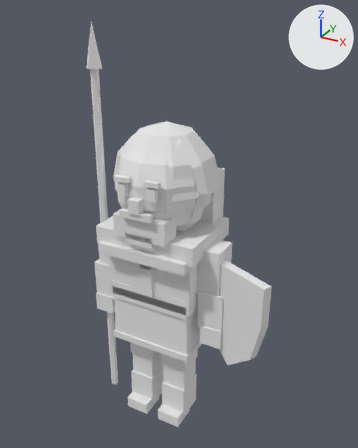
The glTF model sample_project/assets/3d/units/britons/spearman_a1.glb as it was, and as the next commit left it.
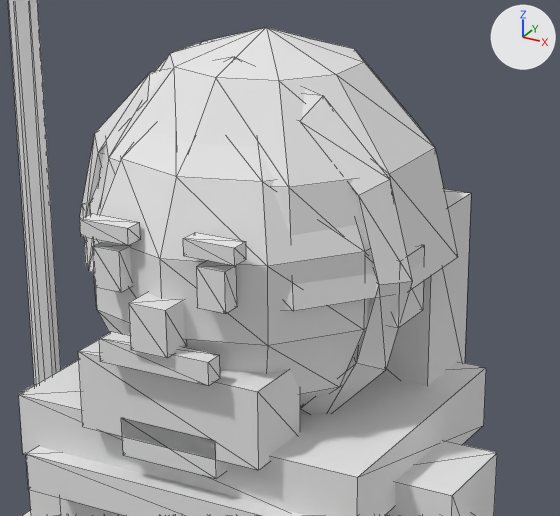
There are two pictures of each version: one whole from a 50 mm camera at (1.27, -2.11, 2.31) aimed at (0.08, 0.05, 1.23), one close up on the part from 25% to 70% of the width and 25% to 58% of the height. The axes (+X, +Y, +Z) are drawn at upper right. The lights are the same throughout. The last two pictures show the newer version. The close-ups show mesh edges as thin lines. Vertices at exactly the same position are counted once.

Before the edit, the objects in view are built like this:
```python
me_body = bpy.data.meshes.new('Body')
me_body.from_pydata(...)  # 468 vertices, 768 faces; spans x -0.41..0.68, y -0.27..0.34, z 0.0..2.25
me_body.materials.append(mat_pe_unitpalette)  # white #e7e7e7
ob_body = bpy.data.objects.new('Body', me_body)
ob_body.location = (0.0, 0.0, 0.0)
```
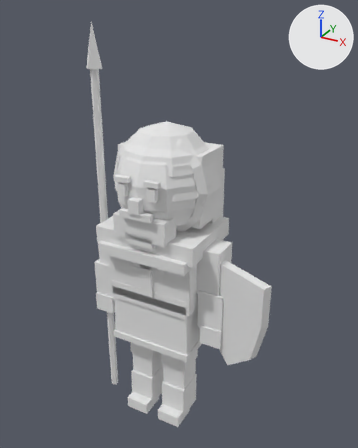
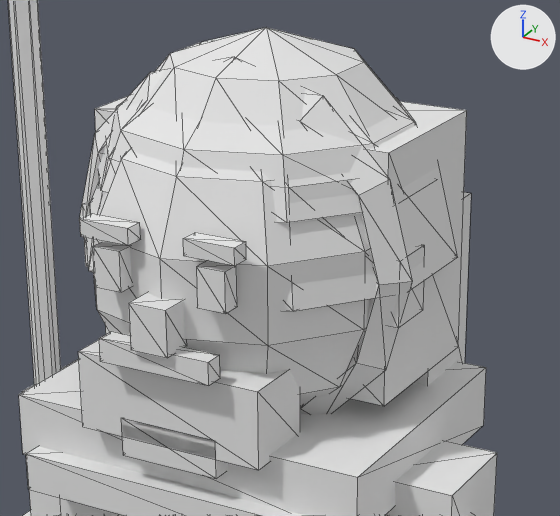
The newer file is also rescaled (x1.02) as a whole; pictures and numbers use the older file's frame.

What the commit changed:
me_body is used by ob_body; location (0.0, 0.0, 0.0).
me_body had 468 vertices, 768 faces and spanned x -0.41..0.68, y -0.27..0.34, z 0.0..2.25.
me_body now has 507 vertices, 838 faces and spans x -0.41..0.68, y -0.27..0.34, z 0.0..2.25.
me_body part 1: a new loose piece, a box spanning x -0.24..0.24, y -0.03..0.23, z 1.27..1.65, in mat_pe_unitpalette (white #e7e7e7).
Part 2, on me_body:
14 faces are deleted.
1 vertex moves within x 0.0, y -0.07, z 1.72.
31 vertices are added at x -0.25..0.25, y -0.2..0.3, z 1.57..1.74.
72 new faces join them.
Other edits to the shape of me_body do not show in these pictures.

What differs and where, as boxes (x1, y1, x2, y2) in the close-ups (560 x 516 px):
part 1 of me_body, added
    after: (95, 96, 467, 406)
part 2 of me_body, built on
    before: (228, 57, 323, 118)
    after: (98, 57, 416, 223)
